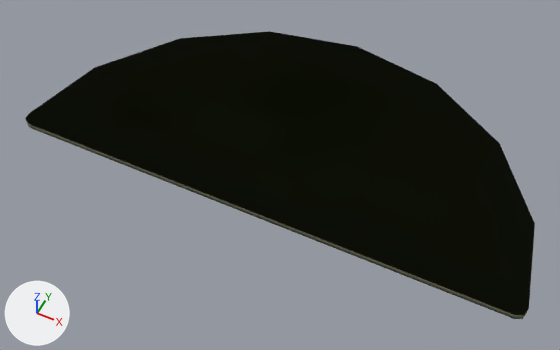
What one commit did to the glTF model Unpack/4.0.0/romfs/arc/data.trpfs/virtual_converted/field_graphic/common_model/a_com_house_obj/a_com_house_a01_mat01_halfcircle/a_com_house_a01_mat01_halfcircle.gltf.
Camera for both pictures: a 50 mm lens placed at (0.9, -2.03, 2.18), pointed at (-0.03, -0.19, -0.12). The lights are fixed; the arrows at lower left show +X, +Y and +Z. The first picture is the older version. Where no turn or scale is listed for an object, it has been applied to the vertices.

Objects in the first picture: 'um_a_com_house_a01_mat01_model_a_com_house_a01_mat01_modelShape:a_com_house_a01_mat01_01', 'um_a_com_house_a01_mat01_model_a_com_house_a01_mat01_modelShape:a_com_house_a01_mat01_transparent04' and 3 more.
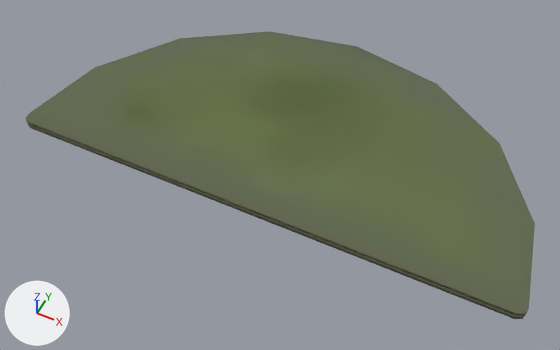
Boxes (x1, y1, x2, y2) around the edits, measured in the pictures (560 x 350 px):
'um_a_com_house_a01_mat01_model_a_com_house_a01_mat01_modelShape:a_com_house_a01_mat01_transparent04', surface changed (black to green): (25, 31, 535, 314) in both

The change, as a list of edits to the scene's bpy script:
```text
Change mat_a_com_house_a01_mat01_transparent04:
    remove n5 = _N.new('ShaderNodeNormalMap'); n5.name = 'Normal Map'
    remove n5.uv_map = 'UVMap'
    remove n6 = _N.new('ShaderNodeTexImage'); n6.name = 'Image Texture.002'
    remove n6.image = img_a_com_house_a01_mat01_transparent01_nrm_png
    remove n6.extension = 'EXTEND'
    where n0 = _N.new('ShaderNodeBsdfPrincipled'); n0.name = 'Principled BSDF'
    remove _L.new(n5.outputs[0], n0.inputs[5])  # 'Normal' to 'Normal'
    remove _L.new(n6.outputs[0], n5.inputs[1])  # 'Color' to 'Color'
```
